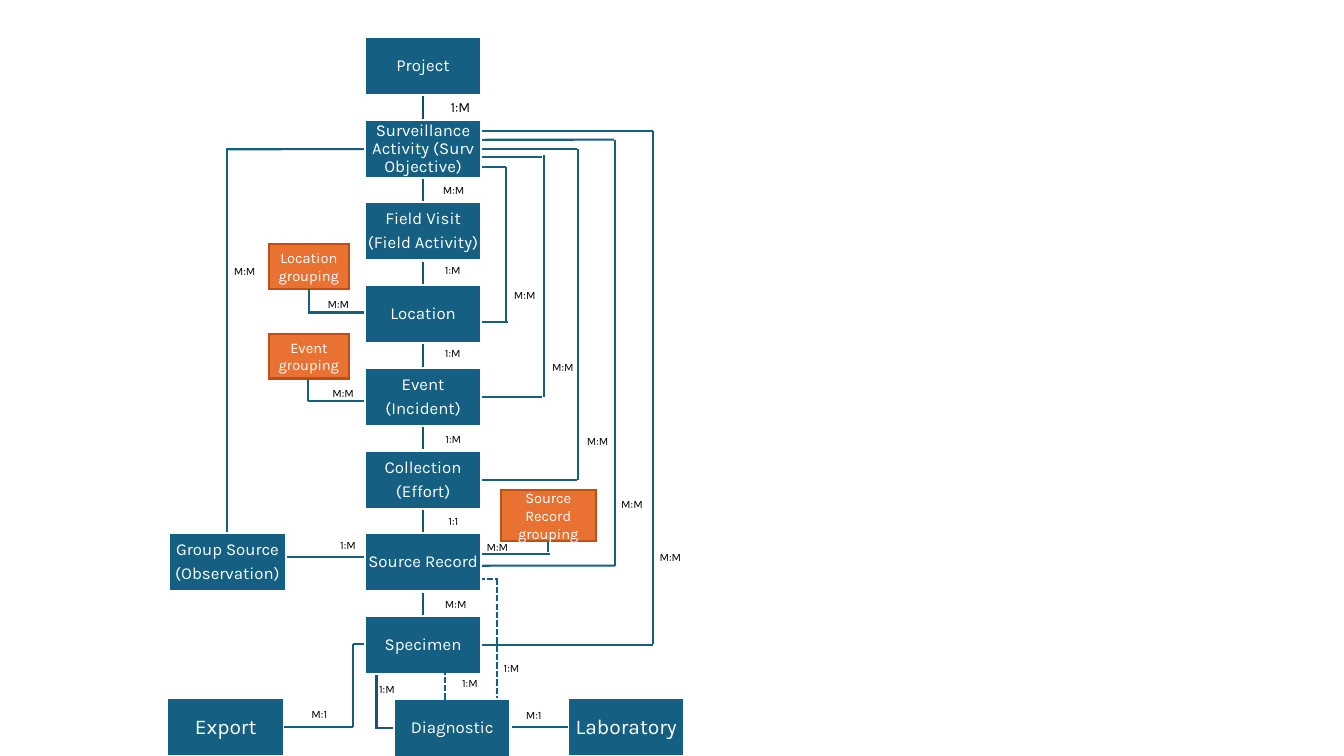
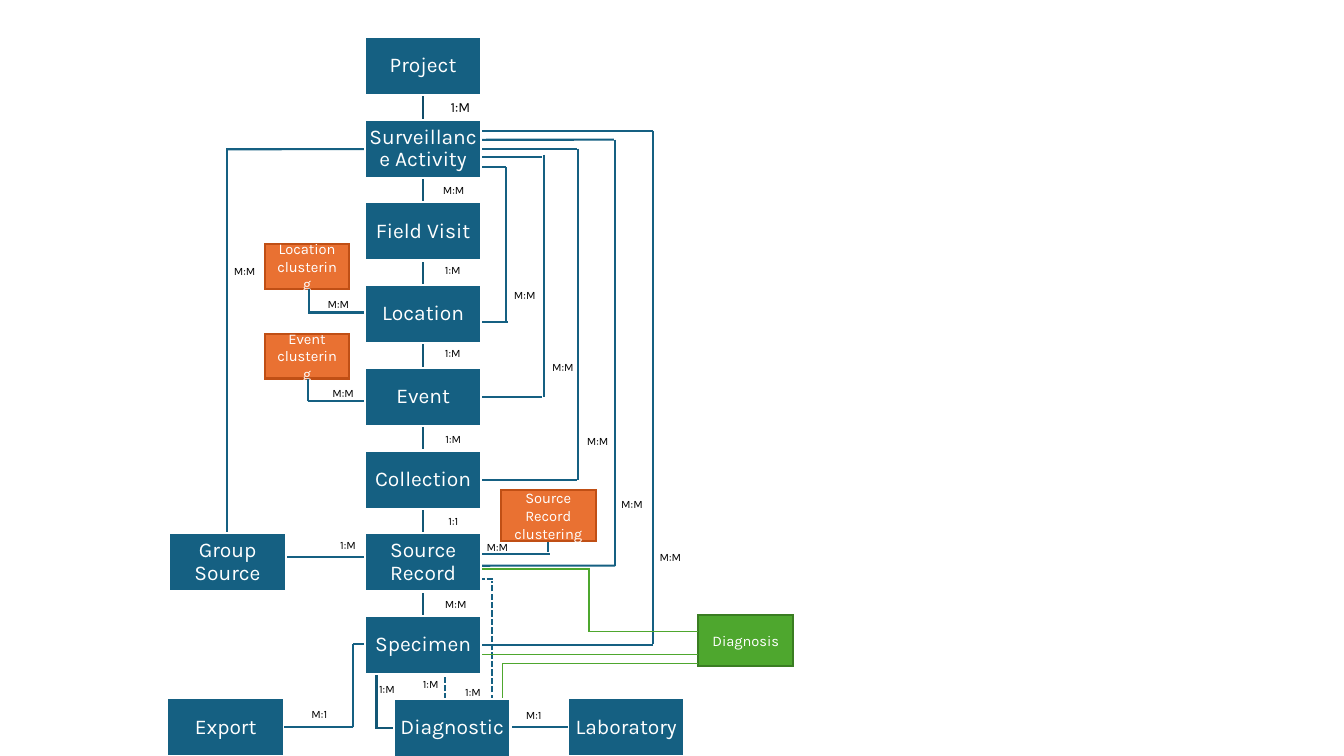
Before and after one commit to dmontecino/WH_Database, a slide deck: slide 2 of Units_diagram.pptx. Drawn at 1344x756 pixels with LibreOffice and Linux fonts; fonts in the diff are those of the drawing. Boxes give left, top, right and bottom in pixels: in the first picture for what was removed or moved away, otherwise in the second. Text is boxed around its words. In the diff, an @@ line names an element or a change of style, - is before the commit and + after.

```diff
--- a/Units_diagram.pptx
+++ b/Units_diagram.pptx
@@ text at (395, 151, 466, 171): text changed; size 12 to 15 pt @@
-Surveillance Activity (Surv Objective)
+Surveillance Activity
@@ text at (368, 236, 478, 252): paragraph removed @@
-(Field Activity)
@@ text in rectangle at (279, 240, 582, 543): text changed @@
-Location grouping
+Location clustering
@@ text in rectangle at (288, 330, 325, 344): text changed @@
-Event grouping
+Event clustering
@@ text at (385, 402, 460, 416): paragraph removed @@
-(Incident)
@@ size 12 to 15 pt; more space between paragraphs in 9 elements at (390, 57, 457, 77), (382, 305, 464, 321), (390, 543, 456, 581), (375, 636, 471, 656), (400, 719, 504, 739), (194, 543, 260, 581), (376, 223, 470, 239), (396, 389, 450, 404), (375, 471, 471, 487) @@
@@ text at (396, 485, 450, 499): paragraph removed @@
-(Effort)
@@ text in rectangle at (525, 490, 571, 521): text changed @@
-Source Record grouping
+Source Record clustering
@@ text at (175, 567, 279, 581): paragraph removed @@
-(Observation)
@@ line moved from (478, 580) - (499, 580) to (478, 580) - (494, 580) @@
@@ elbow line added from (480, 570) to (699, 631), #4EA72E 1 pt @@
@@ line moved from (497, 703) - (497, 579) to (492, 701) - (492, 581) @@
@@ rectangle added at (699, 616, 793, 667), fill #4EA72E, outline #3B7D23 1.5 pt, 10.5 pt, text #FFFFFF @@
+Diagnosis
@@ line added from (480, 654) to (699, 654), #4EA72E 1 pt @@
@@ text "1:M": place and size @@
-text "1:M" at (462, 680, 478, 687)
+text "1:M" at (423, 681, 439, 688)
@@ text "1:M": place and size @@
-text "1:M" at (504, 665, 520, 672)
+text "1:M" at (465, 689, 481, 696)
@@ elbow line added from (502, 701) to (699, 663), #4EA72E 1 pt @@
```
Also in this commit, not shown: 2 other slides changed.
